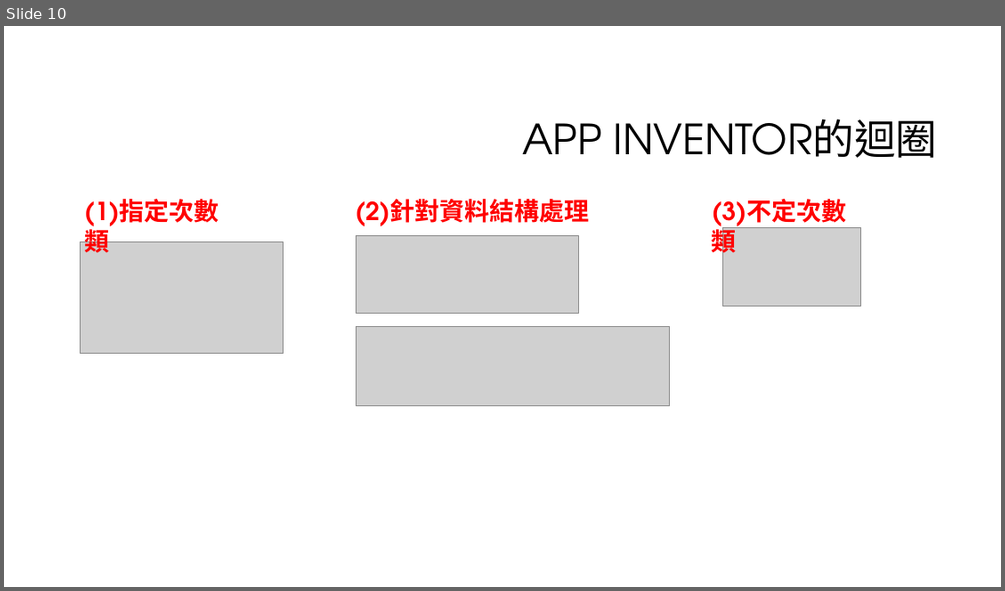
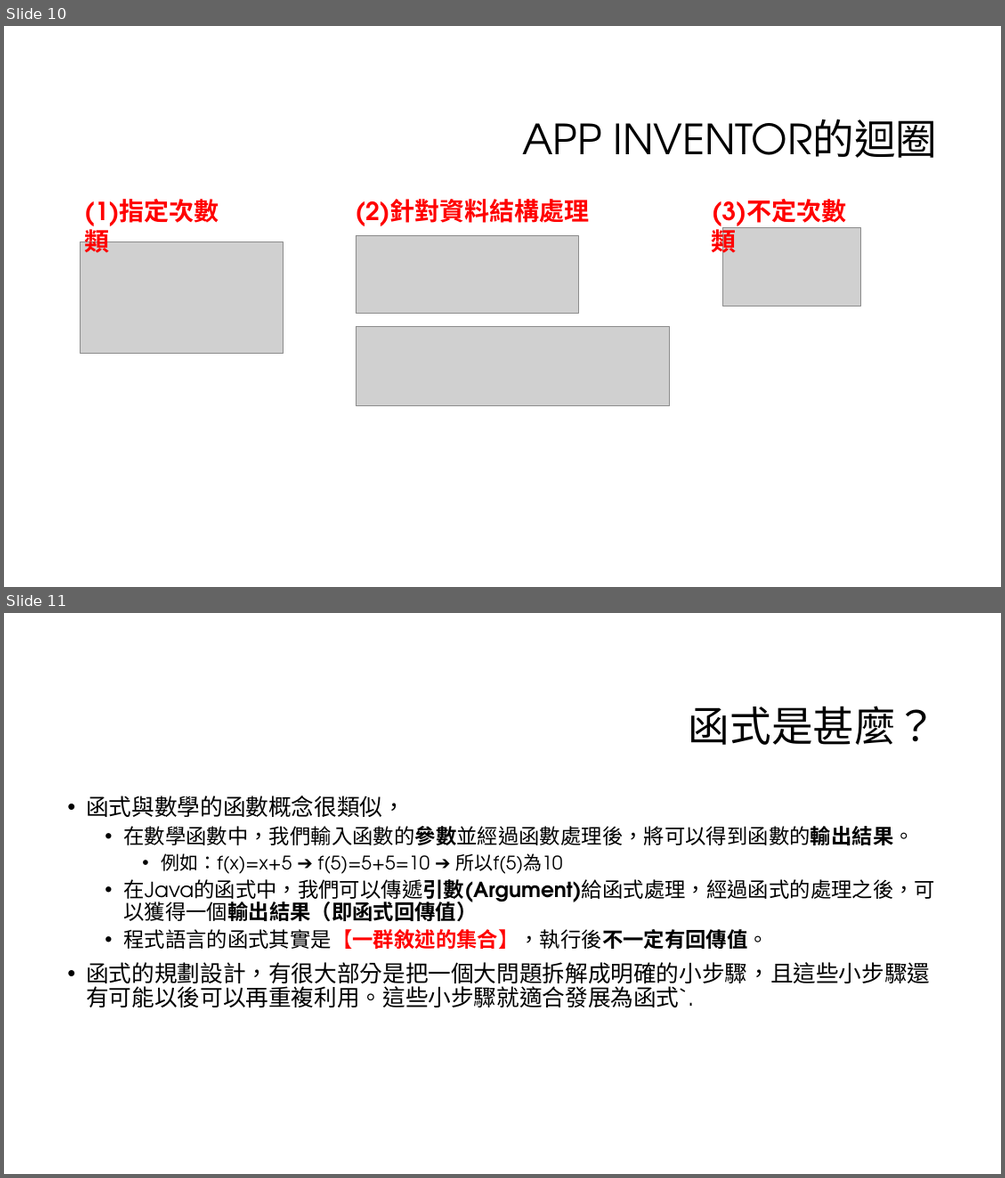
Before and after one commit to liulawsi/My_PPTs, a slide deck: CHING JIAN/AppInventor/04_程式設計基礎心法.pptx. Shown one above the other, each under a label of ours: slide 10 before the commit, slides 10 and 11 after it. The pictures are 1005x591 and 1005x1178 pixels, drawn with LibreOffice and Linux fonts; fonts in the diff are those of the drawing; grey boxes stand for pictures; background and template pictures are left out. Boxes give left, top, right and bottom in pixels: in the first picture for what was removed or moved away, otherwise in the second. Text is boxed around its words. In the diff, an @@ line names an element or a change of style, - is before the commit and + after.

```diff
--- a/CHING JIAN/AppInventor/04_程式設計基礎心法.pptx
+++ b/CHING JIAN/AppInventor/04_程式設計基礎心法.pptx
@@ slide 11 added at (4,613,1001,1174), background #FFFFFF @@
@@ title added at (688,706,938,745), 40 pt, text #000000 @@
+函式是甚麼？
@@ text added at (86,795,935,1007), 20 pt, text #000000 @@
+• 函式與數學的函數概念很類似，
+  • 在數學函數中，我們輸入函數的參數並經過函數處理後，將可以得到函數的輸出結果。
+    • 例如：f(x)=x+5 ➔ f(5)=5+5=10 ➔ 所以f(5)為10
+  • 在Java的函式中，我們可以傳遞引數(Argument)給函式處理，經過函式的處理之後，可以獲得一個輸出結果（即函式回傳值）
+  • 程式語言的函式其實是【一群敘述的集合】，執行後不一定有回傳值。
+• 函式的規劃設計，有很大部分是把一個大問題拆解成明確的小步驟，且這些小步驟還有可能以後可以再重複利用。這些小步驟就適合發展為函式`.
```
Also in this commit, not shown: 1 slide changed, 5 other slides added, 6 other files.
